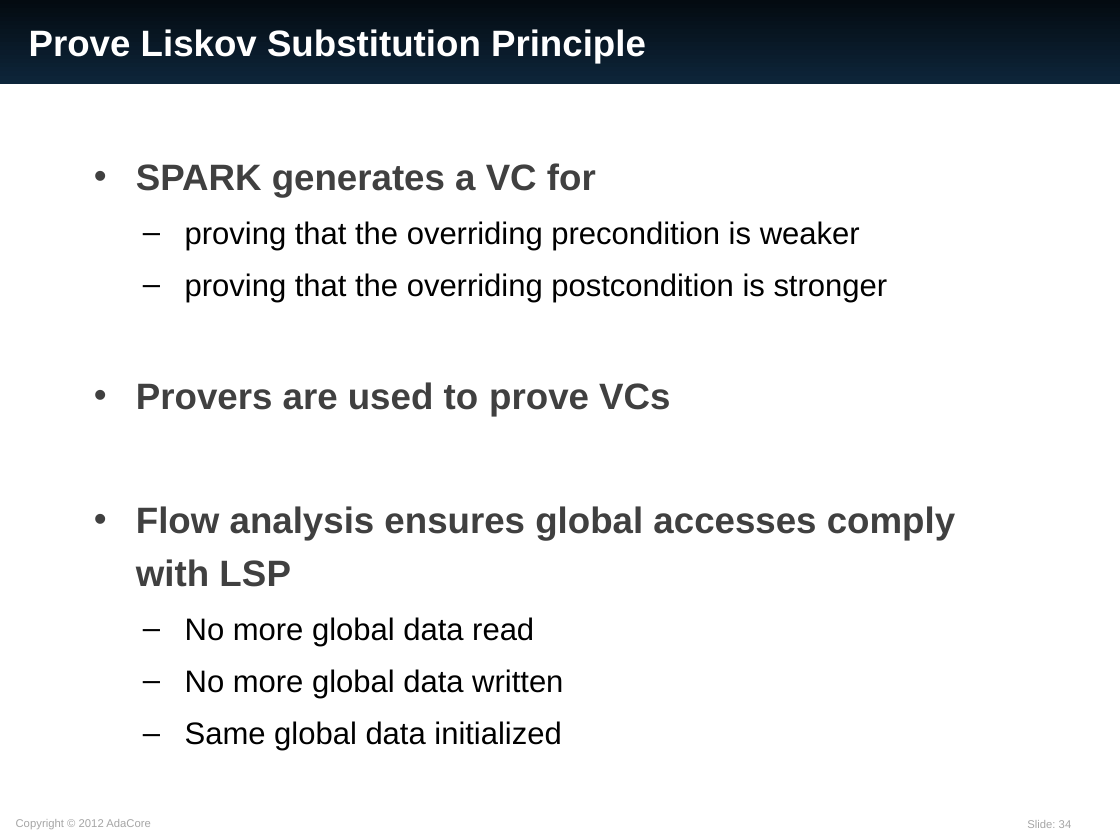
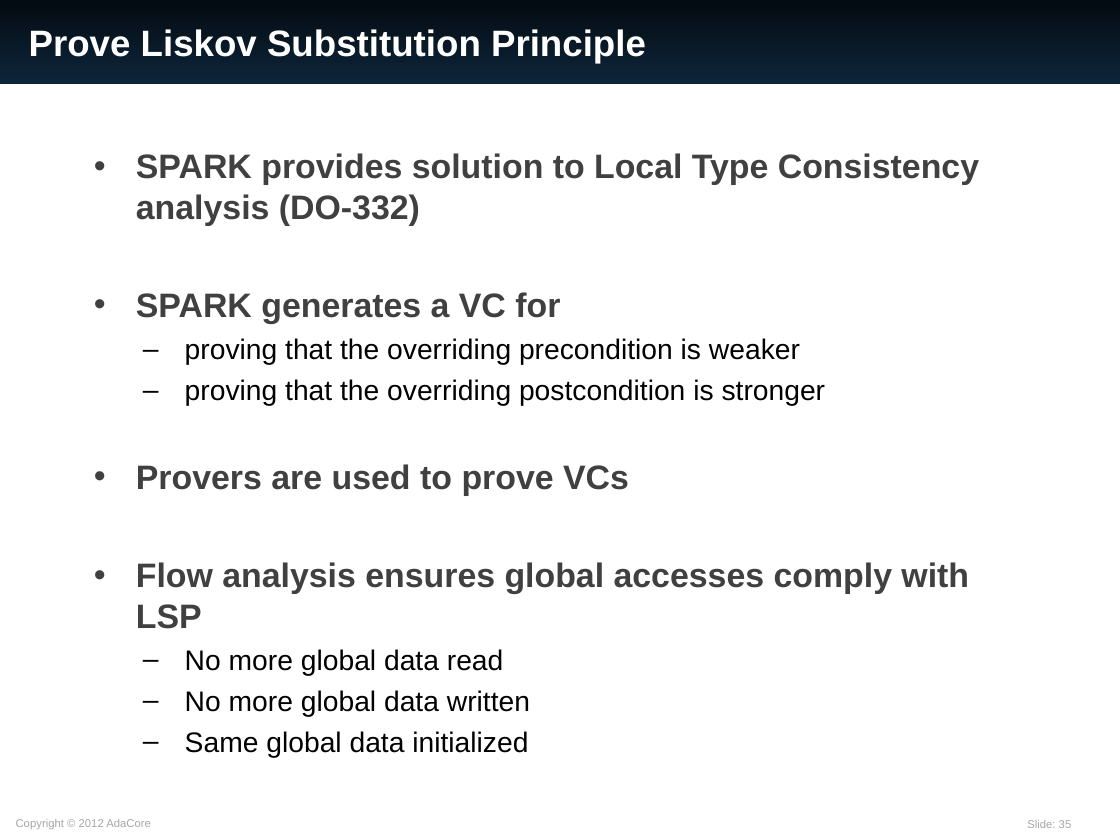
Before and after one commit to AdaCore/spark2014, a slide deck: slide 35 of slides/EASA_20160309/SPARK_2014.ppt (slide 34 before the commit). Drawn at 1120x840 pixels with LibreOffice and Linux fonts; fonts in the diff are those of the drawing. Boxes give left, top, right and bottom in pixels: in the first picture for what was removed or moved away, otherwise in the second. Text is boxed around its words. In the diff, an @@ line names an element or a change of style, - is before the commit and + after.

```diff
--- a/slides/EASA_20160309/SPARK_2014.ppt
+++ b/slides/EASA_20160309/SPARK_2014.ppt
@@ text at bbox=[136, 153, 979, 226]: paragraph added @@
+• SPARK provides solution to Local Type Consistency analysis (DO-332)
@@ text at bbox=[136, 292, 969, 758]: size 26 to 24 pt in "SPARK generates a VC for", "Provers are used to prove VCs", "Flow analysis ensures global accesses comply with ..."; size 22 to 20 pt in "proving that the overriding precondition is weaker", "proving that the overriding postcondition is stronger", "No more global data read", "No more global data written" and 1 more places; line spacing 1.2 to 1 @@
@@ page number at bbox=[1027, 820, 1072, 828]: text changed @@
-Slide: 34
+Slide: 35
```
Also in this commit, not shown: 15 other slides changed, 3 slides added.
